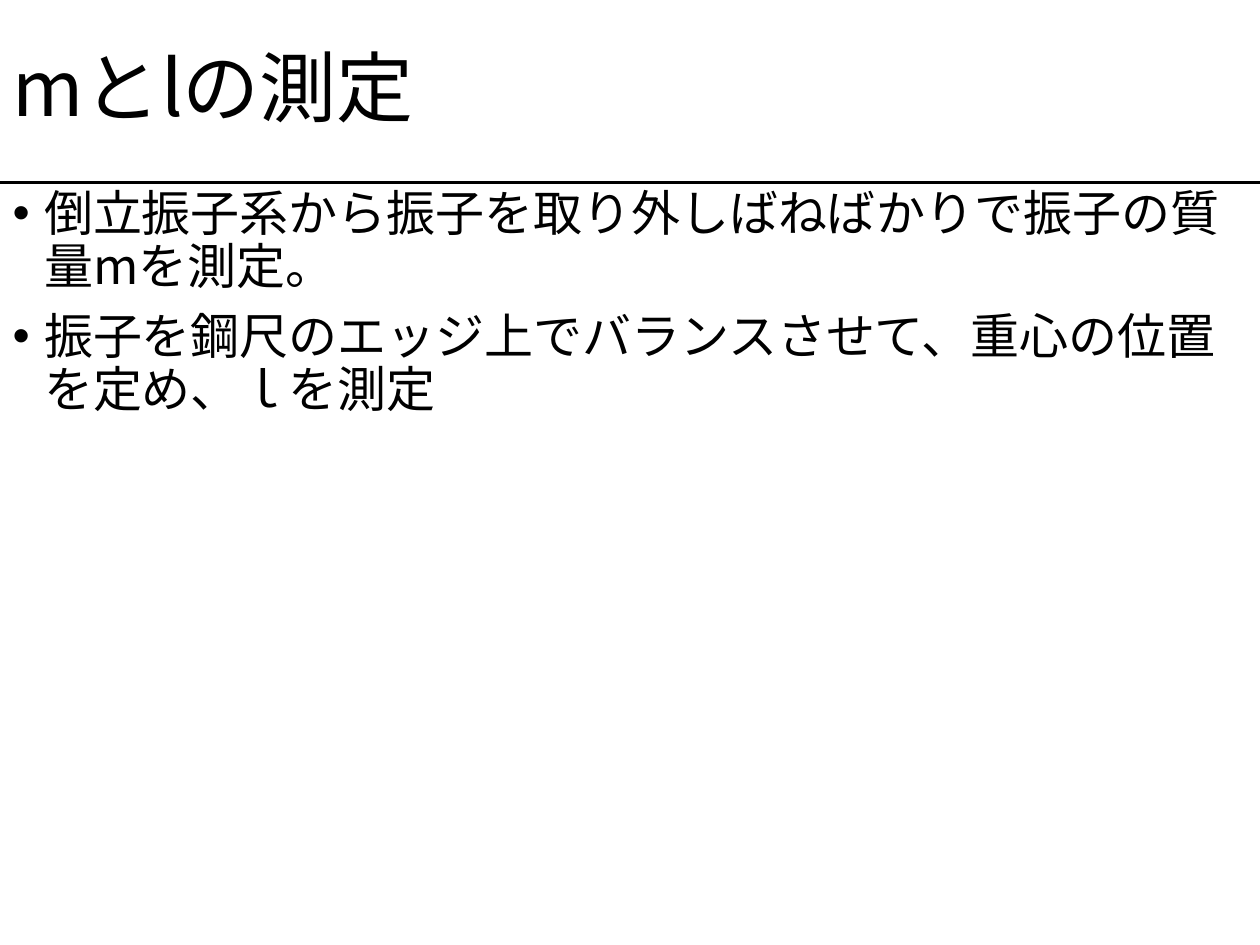
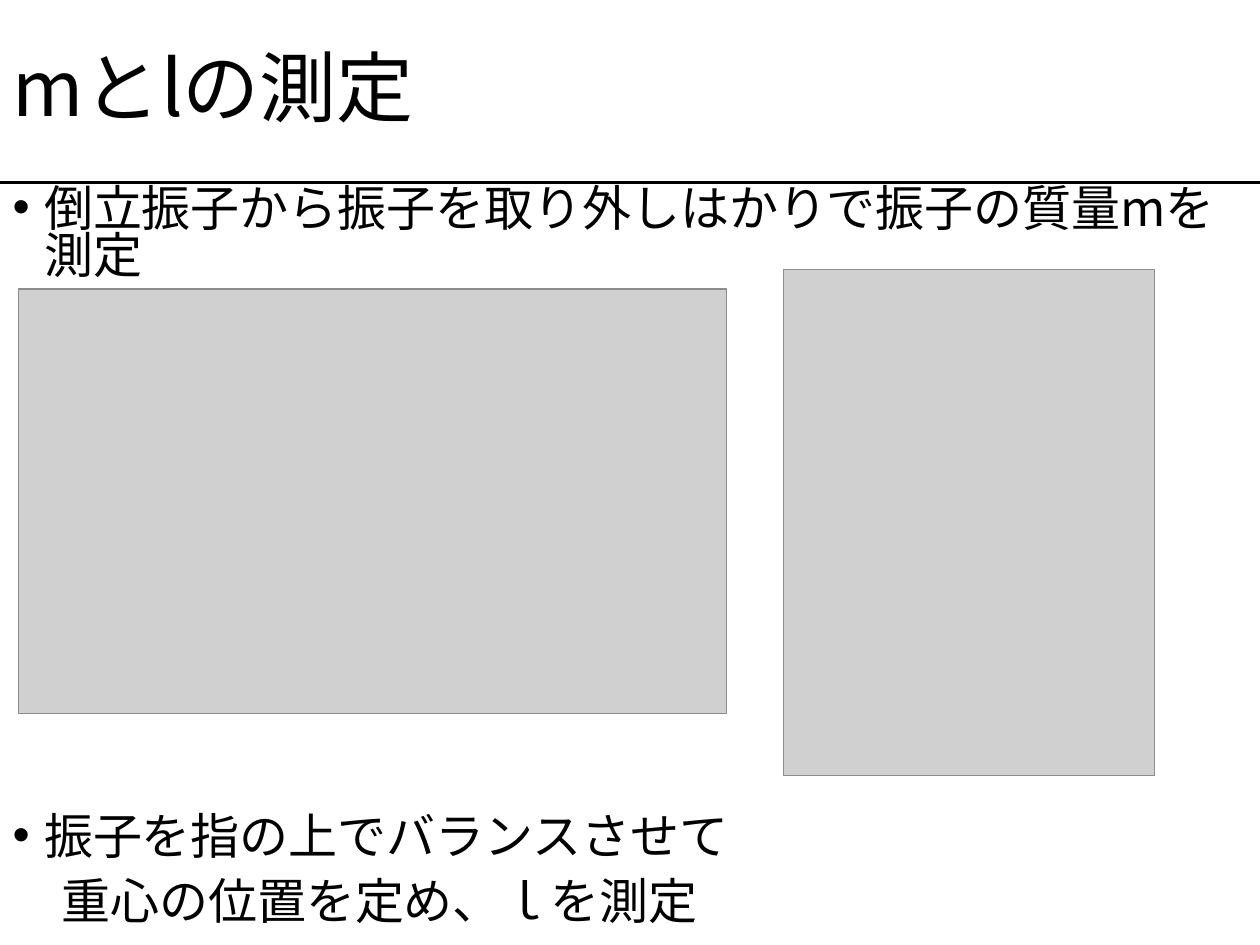
Before and after one commit to rywyr/PTEX, a slide deck: slide 3 of PTEX/gazo/pendulum_prezen.pptx (slide 2 before the commit). Drawn at 1260x945 pixels with LibreOffice and Linux fonts; fonts in the diff are those of the drawing; grey boxes stand for pictures. Boxes give left, top, right and bottom in pixels: in the first picture for what was removed or moved away, otherwise in the second. Text is boxed around its words. In the diff, an @@ line names an element or a change of style, - is before the commit and + after.

```diff
--- a/PTEX/gazo/pendulum_prezen.pptx
+++ b/PTEX/gazo/pendulum_prezen.pptx
@@ text at <box>44,181,1215,923</box>: text changed @@
-• 倒立振子系から振子を取り外しばねばかりで振子の質量mを測定。
-• 振子を鋼尺のエッジ上でバランスさせて、重心の位置を定め、ｌを測定
+• 倒立振子から振子を取り外しはかりで振子の質量mを測定
+• 振子を指の上でバランスさせて
+重心の位置を定め、ｌを測定
@@ picture added at <box>18,289,726,714</box> @@
@@ picture added at <box>784,270,1155,776</box> @@
```
Also in this commit, not shown: 19 other slides changed, 8 slides added, 2 other files.
